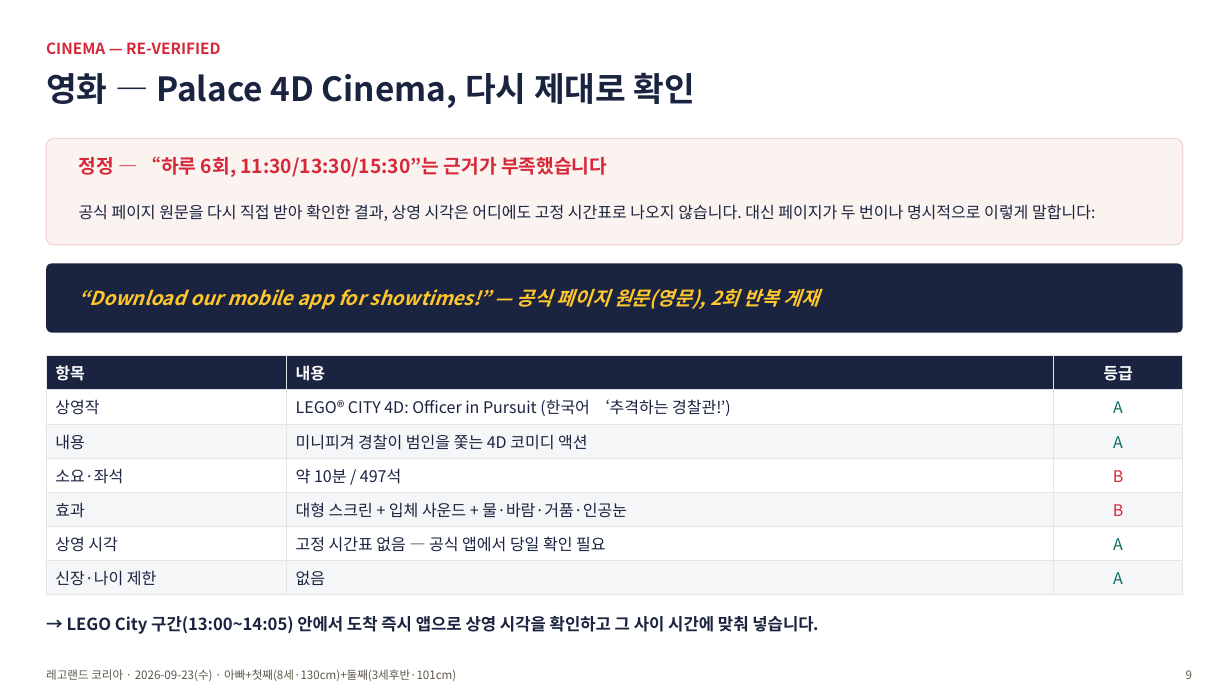
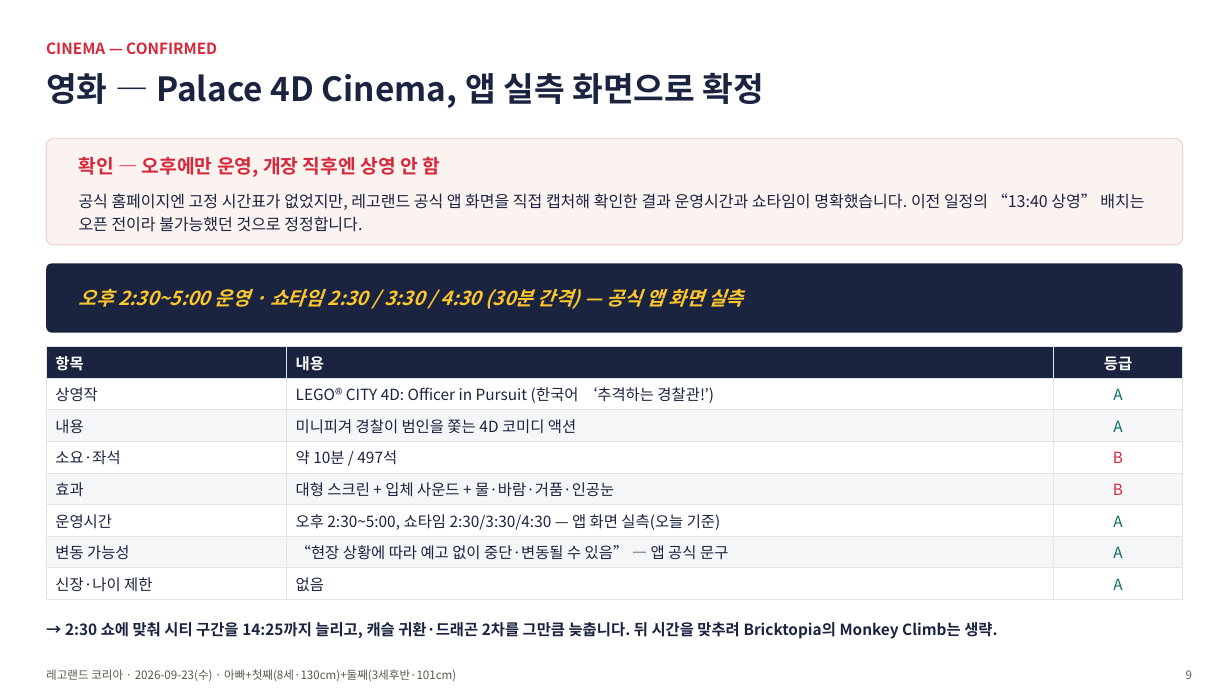
Before and after one commit to wonhee9299/wonee9, a slide deck: slide 9 of family-outings/assets/legoland_20260923_plan.pptx. Drawn at 1232x693 pixels with LibreOffice and Linux fonts; fonts in the diff are those of the drawing. Boxes give left, top, right and bottom in pixels: in the first picture for what was removed or moved away, otherwise in the second. Text is boxed around its words. In the diff, an @@ line names an element or a change of style, - is before the commit and + after.

```diff
--- a/family-outings/assets/legoland_20260923_plan.pptx
+++ b/family-outings/assets/legoland_20260923_plan.pptx
@@ text at (46,42,217,54): text changed @@
-CINEMA — RE-VERIFIED
+CINEMA — CONFIRMED
@@ text at (46,72,764,108): text changed @@
-영화 — Palace 4D Cinema, 다시 제대로 확인
+영화 — Palace 4D Cinema, 앱 실측 화면으로 확정
@@ text at (79,156,440,177): text changed @@
-정정 — “하루 6회, 11:30/13:30/15:30”는 근거가 부족했습니다
+확인 — 오후에만 운영, 개장 직후엔 상영 안 함
@@ text at (79,193,1144,232): text changed @@
-공식 페이지 원문을 다시 직접 받아 확인한 결과, 상영 시각은 어디에도 고정 시간표로 나오지 않습니다. 대신 페이지가 두 번이나 명시적으로 이렇게 말합니다:
+공식 홈페이지엔 고정 시간표가 없었지만, 레고랜드 공식 앱 화면을 직접 캡처해 확인한 결과 운영시간과 쇼타임이 명확했습니다. 이전 일정의 “13:40 상영” 배치는 오픈 전이라 불가능했던 것으로 정정합니다.
@@ text at (79,289,743,309): text changed @@
-“Download our mobile app for showtimes!” — 공식 페이지 원문(영문), 2회 반복 게재
+오후 2:30~5:00 운영 · 쇼타임 2:30 / 3:30 / 4:30 (30분 간격) — 공식 앱 화면 실측
@@ table at (46,347,1183,595) @@
-row 6: 상영 시각 | 고정 시간표 없음 — 공식 앱에서 당일 확인 필요 | A
+row 6: 운영시간 | 오후 2:30~5:00, 쇼타임 2:30/3:30/4:30 — 앱 화면 실측(오늘 기준) | A
+row 7: 변동 가능성 | “현장 상황에 따라 예고 없이 중단·변동될 수 있음” — 앱 공식 문구 | A
@@ table: place and size @@
-table at (46,356,1183,590)
+table at (46,347,1183,595)
@@ text at (65,622,997,639): text changed; size 13 to 12 pt @@
-→ LEGO City 구간(13:00~14:05) 안에서 도착 즉시 앱으로 상영 시각을 확인하고 그 사이 시간에 맞춰 넣습니다.
+→ 2:30 쇼에 맞춰 시티 구간을 14:25까지 늘리고, 캐슬 귀환·드래곤 2차를 그만큼 늦춥니다. 뒤 시간을 맞추려 Bricktopia의 Monkey Climb는 생략.
```
Also in this commit, not shown: 3 other slides changed, 3 other files.
